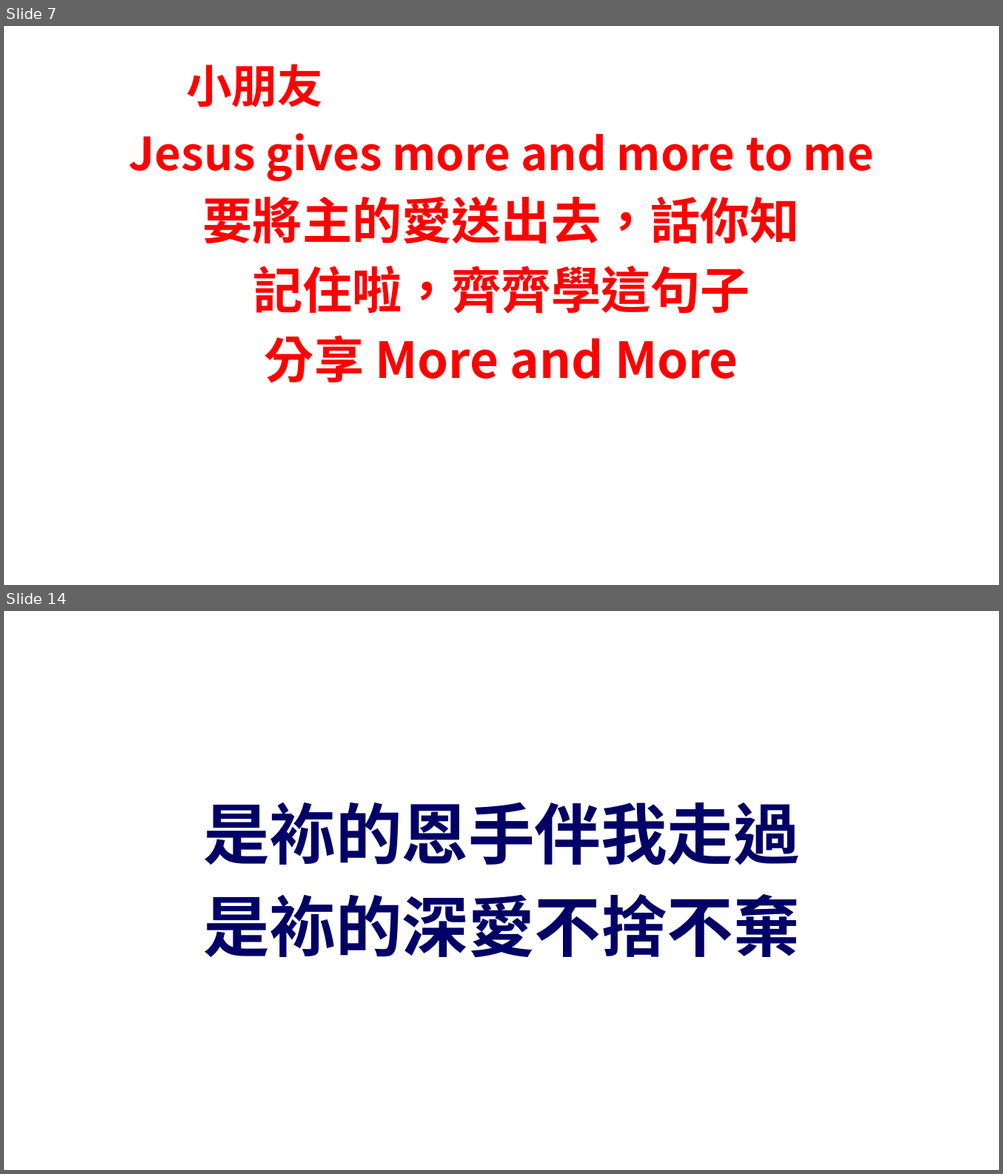
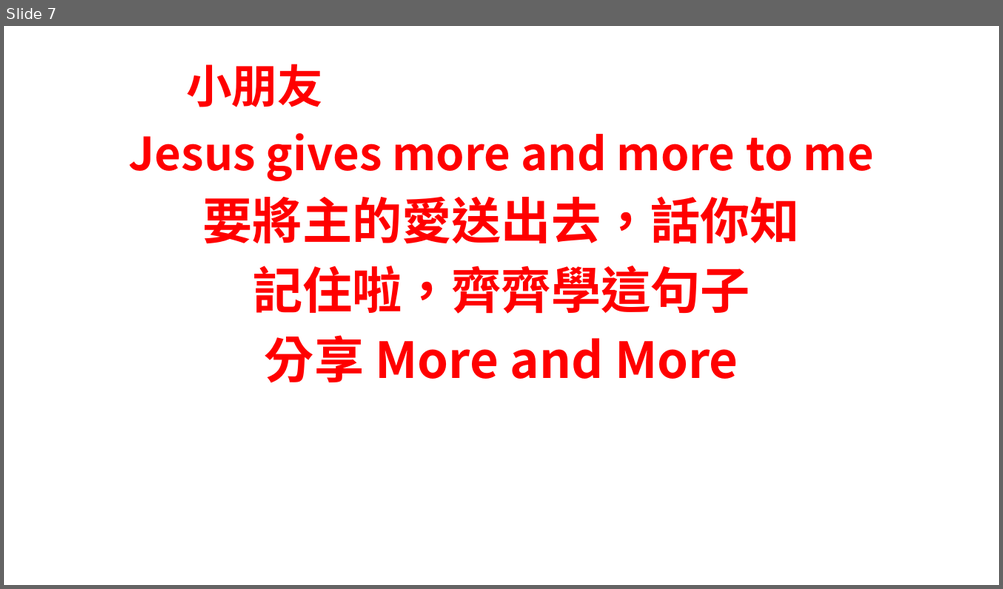
Before and after one commit to batisuoc/bible-school, a slide deck: 2020/11月.pptx. Shown one above the other, each under a label of ours: slides 7 and 14 before the commit, slide 7 after it; the slides between them are not shown. The pictures are 1003x1174 and 1003x589 pixels, drawn with LibreOffice and Linux fonts; fonts in the diff are those of the drawing; background and template pictures are left out. Boxes give left, top, right and bottom in pixels: in the first picture for what was removed or moved away, otherwise in the second. Text is boxed around its words. In the diff, an @@ line names an element or a change of style, - is before the commit and + after.

```diff
--- a/2020/11月.pptx
+++ b/2020/11月.pptx
@@ slide 14 removed at (4,611,999,1170), background picture (left out) @@
@@ text removed at (203,802,800,958) @@
-是袮的恩手伴我走過
-是袮的深愛不捨不棄
```
Also in this commit, not shown: 18 other slides removed.
